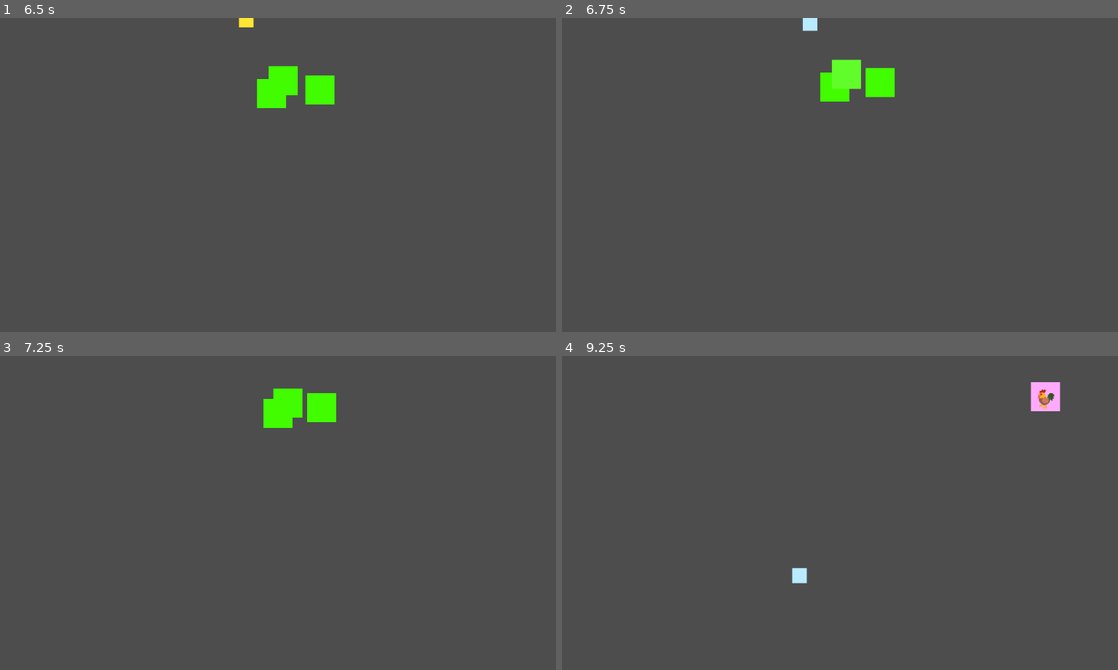
Above: before the commit, frames 1-4 (two rows, left to right).
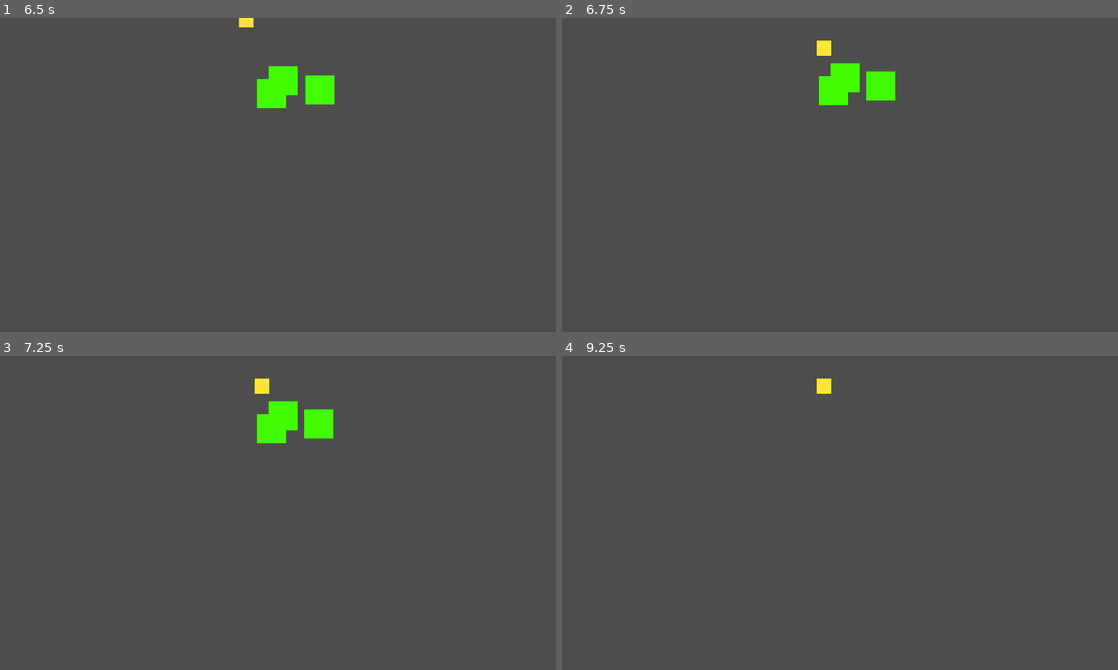
Above: after the commit, the same moments.

Repository: thejoshyee/sarimanok-game
Game: Godot game, scene res://scenes/tests/debuff_test.tscn
The game is run twice, just before and just after one commit, with the same random seed, the same clock (stepped at 60 frames per second) and the same inputs. This scene is started directly instead of the project's main scene.
Inputs:
- Up to frame 1 (6.5 s): tap Enter (ui_accept) at 0.5, 0.77, 1.52, 3.02, 3.77, 4.52, 6.02 s; hold Up (move_up) 0.53-2.03 s; tap Space (ui_select) at 0.6, 1.35, 2.3, 3.05, 3.8, 4.55, 5.3, 6.05 s; hold 1 2.03-2.78 s; hold A (move_left) 2.03-3.53 s; tap 2 at 2.85 s; hold S (move_down) 3.53-4.28 s; hold 3 3.53-4.28 s; hold Right (move_right) 4.28-5.03 s; tap 4 at 4.35 s; hold Up (move_up) 5.03-5.78 s; hold 5 5.03-5.78 s; hold Right (move_right) from 5.78 s (still down); tap 6 at 5.85 s
- Up to frame 2 (6.75 s): keep holding Right (move_right); tap K at 6.6 s
- Up to frame 3 (7.25 s): keep holding Right (move_right); tap Enter (ui_accept) at 6.77 s; tap Space (ui_select) at 6.8 s
- Up to frame 4 (9.25 s): tap R at 7.35 s; tap Enter (ui_accept) at 7.52, 9.02 s; tap Space (ui_select) at 7.55, 8.3, 8.85 s; release Right (move_right) at 8.03 s; hold S (move_down) 8.03-8.78 s; tap P at 8.1 s; hold A (move_left) from 8.78 s (still down)

Frame 1 is identical in both runs. In frame 2, 1.0% of the frame differs, in the area x 43-60%, y 0-28%; in frame 3, 1.4%, in the area x 45-61%, y 7-28%; in frame 4, 0.8%.

Commit message:
feat(timer): HUD timer display + global gameplay freeze on win/lose (task 49)
Route HUD timer through GameTimer.format_time and gate all gameplay
entities on GameTimer.is_gameplay_active() so movement/combat halt on
run end while UI and tweens keep animating.

- hud.gd: use GameTimer.format_time, drop duplicate local formatter
- Add is_gameplay_active() guard to player, weapon_manager,
  spiral_feathers, base/beak projectiles, enemy_duwende, xp_gem,
  gold_coin
- UI/transition scripts intentionally unguarded; reset_run restores
  ACTIVE so entities unfreeze on restart

Diff:
--- a/game/scripts/enemies/enemy_duwende.gd
+++ b/game/scripts/enemies/enemy_duwende.gd
@@ -178,6 +178,9 @@
 
 
 func _physics_process(_delta: float) -> void:
+	if not GameTimer.is_gameplay_active():
+		return
+
 	# safety check: stop if player doesn't exist
 	if player == null:
 		return
--- a/game/scripts/pickups/gold_coin.gd
+++ b/game/scripts/pickups/gold_coin.gd
@@ -9,6 +9,9 @@
 var is_being_attracted: bool = false
 
 func _process(delta: float) -> void:
+	if not GameTimer.is_gameplay_active():
+		return
+
 	var players = get_tree().get_nodes_in_group("player")
 	if players.is_empty():
 		return
--- a/game/scripts/pickups/xp_gem.gd
+++ b/game/scripts/pickups/xp_gem.gd
@@ -4,11 +4,14 @@
 @export var xp_value: int = 10
 
 # Magnetic drift settings
-var pickup_range: float = 64.0   # Base range to start drifting toward player
-var magnet_speed: float = 100.0  # How fast the gem flies toward the player
+var pickup_range: float = 64.0 # Base range to start drifting toward player
+var magnet_speed: float = 100.0 # How fast the gem flies toward the player
 var is_being_attracted: bool = false
 
 func _process(delta: float) -> void:
+	if not GameTimer.is_gameplay_active():
+		return
+
 	# Find the player
 	var players = get_tree().get_nodes_in_group("player")
 	if players.is_empty():
--- a/game/scripts/player/player.gd
+++ b/game/scripts/player/player.gd
@@ -21,6 +21,8 @@
 
 
 func _physics_process(_delta: float) -> void:
+	if not GameTimer.is_gameplay_active():
+		return
 	# Get input as floats (0.0 to 1.0) - works for both keyboard and analog sticks
 	var horizontal = Input.get_action_strength("move_right") - Input.get_action_strength("move_left")
 	var vertical = Input.get_action_strength("move_down") - Input.get_action_strength("move_up")
--- a/game/scripts/ui/hud.gd
+++ b/game/scripts/ui/hud.gd
@@ -38,14 +38,16 @@
 func _process(_delta: float) -> void:
 	# 30-minute run — show time remaining
 	var remaining := 1800.0 - GameTimer.elapsed_time
-	timer_label.text = format_time(max(remaining, 0.0))
+	timer_label.text = GameTimer.format_time(max(remaining, 0.0))
 
 	var player = get_tree().get_first_node_in_group("player")
 	if player:
 		update_weapon_stats(player)
 
+
 func update_hp(current: float, max_hp: float) -> void:
 	hp_label.text = "HP: %d/%d" % [current, max_hp]
+
 
 func update_weapon_stats(player: CharacterBody2D) -> void:
 	# Display weapon cooldown for slot 0
@@ -57,12 +59,6 @@
 	var stats = player.stats
 	stats_label.text = "Damage: %.1fx | Attack Speed: %.1fx" % [stats.damage_multiplier, stats.attack_speed_multiplier]
 
-func format_time(seconds: float) -> String:
-	var total_seconds: int = int(seconds)
-	@warning_ignore("integer_division")
-	var mins: int = total_seconds / 60
-	var secs: int = total_seconds % 60
-	return "%02d:%02d" % [mins, secs]
 
 func _on_xp_changed(current_xp: int, xp_needed: int) -> void:
 	if _leveling_up:
@@ -76,6 +72,7 @@
 	tween.tween_property(xp_bar, "value", current_xp, 0.3) \
 		.set_trans(Tween.TRANS_SINE) \
 		.set_ease(Tween.EASE_IN_OUT)
+
 
 func _on_level_up(new_level: int) -> void:
 	_old_max_value = xp_bar.max_value
--- a/game/weapons/scripts/base_projectile.gd
+++ b/game/weapons/scripts/base_projectile.gd
@@ -4,14 +4,14 @@
 var damage: float = 0.0
 var speed: float = 300.0
 var direction: Vector2 = Vector2.ZERO
-var lifetime: float = 5.0  # despawn after 5 seconds
+var lifetime: float = 5.0 # despawn after 5 seconds
 var time_alive: float = 0.0
 
 # === Pierce & Debuff Support ===
 # Feather Shot needs pierce (pass through multiple enemies)
 # Ice Shard needs debuff forwarding (apply slow on hit)
-var pierce_remaining: int = 1       # 1 = dies on first hit, 2 = passes through 1 enemy, etc.
-var weapon_data: WeaponData = null   # Reference to weapon's data for debuff info
+var pierce_remaining: int = 1 # 1 = dies on first hit, 2 = passes through 1 enemy, etc.
+var weapon_data: WeaponData = null # Reference to weapon's data for debuff info
 
 func _ready() -> void:
 	# connect to body_entered to detect hitting enemies
@@ -21,6 +21,9 @@
 	$VisibleOnScreenNotifier2D.screen_exited.connect(despawn)
 
 func _physics_process(delta: float) -> void:
+	if not GameTimer.is_gameplay_active():
+		return
+
 	# move in direction
 	position += direction * speed * delta
 
@@ -66,19 +69,18 @@
 	modulate = weapon_data.projectile_color if weapon_data else Color.WHITE
 
 
-
 # Called when spawned from pool
 func on_spawn() -> void:
 	visible = true
 	set_physics_process(true)
-	set_deferred("monitoring", true)  # Enable collision detection
+	set_deferred("monitoring", true) # Enable collision detection
 
 
 # Called when returned to pool
 func on_despawn() -> void:
 	visible = false
 	set_physics_process(false)
-	set_deferred("monitoring", false)  # Disable collision detection
+	set_deferred("monitoring", false) # Disable collision detection
 
 
 # return projectile to pool instead of freeing it
@@ -87,4 +89,4 @@
 	if not visible:
 		return
 	if PoolManager:
-		PoolManager.despawn(self)
+		PoolManager.despawn(self )
--- a/game/weapons/scripts/beak_projectile.gd
+++ b/game/weapons/scripts/beak_projectile.gd
@@ -20,6 +20,9 @@
 
 
 func _physics_process(delta: float) -> void:
+	if not GameTimer.is_gameplay_active():
+		return
+
 	# Calculate movement this frame
 	var movement: Vector2 = direction * speed * delta
 
@@ -67,18 +70,18 @@
 	# Make projectile visible and active
 	visible = true
 	set_physics_process(true)
-	set_deferred("monitoring", true)  # Enable collision detection
+	set_deferred("monitoring", true) # Enable collision detection
 
 
 func on_despawn() -> void:
 	# Hide and disable - projectile sits dormant in pool
 	visible = false
 	set_physics_process(false)
-	set_deferred("monitoring", false)  # Disable collision detection
+	set_deferred("monitoring", false) # Disable collision detection
 
 
 func despawn() -> void:
 	# Use PoolManager instead of queue_free()
 	# This recycles the object instead of destroying it - better performance
 	if PoolManager:
-		PoolManager.despawn(self)
+		PoolManager.despawn(self )
--- a/game/weapons/scripts/spiral_feathers_weapon.gd
+++ b/game/weapons/scripts/spiral_feathers_weapon.gd
@@ -7,10 +7,10 @@
 
 # === ORBIT CONFIG ===
 # These start with defaults, but get overridden by WeaponData upgrades
-var orbit_speed: float = 1.0      # Radians per second
-var orbit_radius: float = 32.0    # Distance from player center
-var feather_count: int = 4        # How many feathers orbit at once
-var feathers: Array = []          # Tracks active OrbitalFeather instances
+var orbit_speed: float = 1.0 # Radians per second
+var orbit_radius: float = 32.0 # Distance from player center
+var feather_count: int = 4 # How many feathers orbit at once
+var feathers: Array = [] # Tracks active OrbitalFeather instances
 
 func _ready() -> void:
 	# Always active — no cooldown needed
@@ -22,6 +22,9 @@
 
 
 func _process(delta: float) -> void:
+	if not GameTimer.is_gameplay_active():
+		return
+
 	# Spin the OrbitRoot — feathers are children of it so they spin too
 	$OrbitRoot.rotation += orbit_speed * delta
 
--- a/game/weapons/scripts/weapon_manager.gd
+++ b/game/weapons/scripts/weapon_manager.gd
@@ -42,8 +42,10 @@
 	# 		add_weapon(data)
 
 
+func _process(_delta: float) -> void:
+	if not GameTimer.is_gameplay_active():
+		return
 
-func _process(_delta: float) -> void:
 	# Auto-fire loop: position weapons and trigger firing
 	for slot_index in range(MAX_WEAPONS):
 		var weapon = weapon_slots[slot_index]
@@ -104,7 +106,7 @@
 	# Get the scene for this weapon type
 	var scene := _get_weapon_scene_for_data(data)
 	if scene == null:
-		return false  # Warning already printed by helper
+		return false # Warning already printed by helper
 
 	# Instantiate the weapon
 	var weapon: Weapon = scene.instantiate()
@@ -114,7 +116,7 @@
 
 	# Configure the weapon
 	weapon.weapon_data = data
-	weapon.set_level(1)  # New weapons always start at level 1
+	weapon.set_level(1) # New weapons always start at level 1
 
 	# Find first empty slot and assign
 	var slot_index := _find_empty_slot()
Not shown, changed: .taskmaster/tasks/tasks.json
